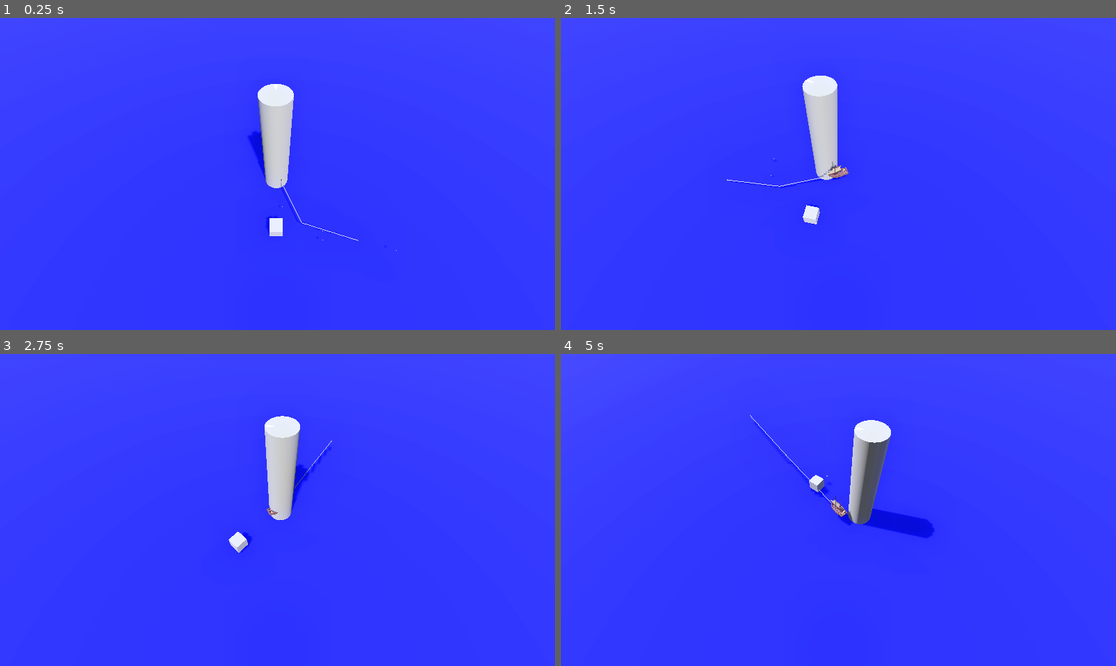
Above: before the commit, frames 1-4 (two rows, left to right).
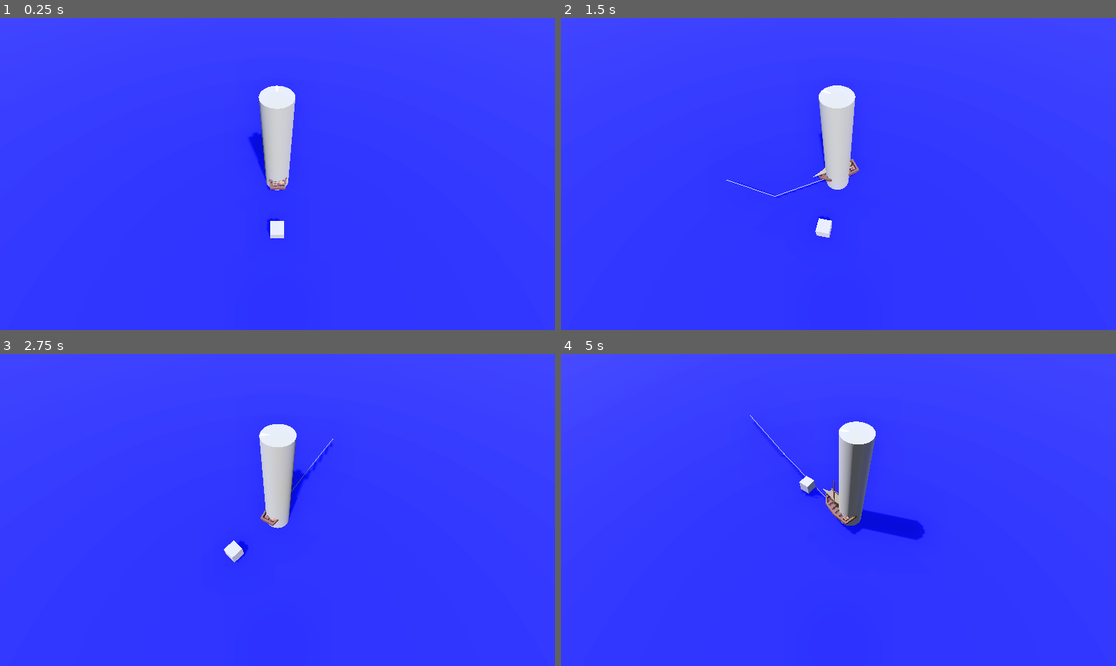
Above: after the commit, the same moments.

Repository: Yrthgze/Lighthouse
Game: Godot game, scene res://scenes/main_level.tscn
Two runs of this game, one before a commit and one after it. Both use one fixed random seed, a clock stepped at 60 frames per second and the inputs below.
Inputs (mouse positions are in pixels of both pictures, inside the frame that each line leads up to):
- Up to frame 1 (0.25 s): no input
- Up to frame 2 (1.5 s): move the mouse to (960, 158) at 0.52 s; hold D (rotate_lighthouse_right) 0.53-1.28 s; click (960, 158) at 0.67 s; move the mouse to (727, 189) at 1.27 s; hold Q (rotate_left) from 1.28 s (still down); click (727, 189) at 1.42 s
- Up to frame 3 (2.75 s): move the mouse to (333, 441) at 2.02 s; release Q (rotate_left) at 2.03 s; hold D (rotate_lighthouse_right) from 2.03 s (still down); click (333, 441) at 2.17 s
- Up to frame 4 (5 s): move the mouse to (810, 572) at 2.77 s; click (810, 572) at 2.92 s; move the mouse to (1005, 556) at 3.52 s; release D (rotate_lighthouse_right) at 3.53 s; hold Q (rotate_left) from 3.53 s (still down); click (1005, 556) at 3.67 s; move the mouse to (672, 463) at 4.27 s; click (672, 463) at 4.42 s

The runs differ from the first frame. In frame 1, 0.5% of the frame differs, in the area x 44-72%, y 21-75%; in frame 2, 2.5%; in frame 3, 1.3%; in frame 4, 3.1%, in the area x 34-68%, y 20-60%.

Commit message:
[TheLighthouse]: Curve management separated into an independent scene and script

Diff:
--- a/scenes/characters/allies/boat.tscn
+++ b/scenes/characters/allies/boat.tscn
@@ -2,43 +2,30 @@
 
 [ext_resource type="Script" path="res://scripts/allies/boat.gd" id="1_4ct1o"]
 [ext_resource type="PackedScene" uid="uid://148wmnt6bnt5" path="res://models/external/Sail Boat.glb" id="2_63us4"]
+[ext_resource type="PackedScene" uid="uid://byxb8hymisxtq" path="res://scenes/utils/CurvesManager.tscn" id="2_jab1t"]
 [ext_resource type="Script" path="res://scripts/test/UTBoat.gd" id="2_w2p3k"]
 [ext_resource type="Script" path="res://scripts/debug/curveVisualizer.gd" id="4_tqvr2"]
 
-[sub_resource type="Curve3D" id="Curve3D_6848c"]
-bake_interval = 20.0
-_data = {
-"points": PackedVector3Array(0, 0, 0, 0, 0, 0, 0, 0, 0, -1.452, 0, -1.311, 1.452, 0, 1.311, 1.92702, 0.0746307, 4.67571, -2.50369, -0.0177002, -0.706451, 2.50369, 0.0177002, 0.706451, 6, 0, 6),
-"tilts": PackedFloat32Array(0, 0, 0)
-}
-point_count = 3
-
 [sub_resource type="BoxShape3D" id="BoxShape3D_kof5x"]
+size = Vector3(1.65222, 2.68108, 4.06946)
 
 [node name="Boat" type="Node3D"]
 script = ExtResource("1_4ct1o")
 
-[node name="NavigationPath" type="Path3D" parent="."]
+[node name="Boat" type="CharacterBody3D" parent="."]
 unique_name_in_owner = true
-curve = SubResource("Curve3D_6848c")
+transform = Transform3D(2, 0, 0, 0, 2, 0, 0, 0, 2, 0, 0, 0)
 
-[node name="NavigationPathFollower" type="PathFollow3D" parent="NavigationPath"]
+[node name="RealBoat" parent="Boat" instance=ExtResource("2_63us4")]
 unique_name_in_owner = true
-transform = Transform3D(-0.924486, -0.00562231, -0.38097, 0, 0.999857, -0.0147544, 0.381012, -0.0136419, -0.924384, 0, 0, 0)
-rotation_mode = 2
-loop = false
-metadata/_edit_group_ = true
+transform = Transform3D(-2, 0, -1.74846e-07, 0, 2, 0, 1.74846e-07, 0, -2, 0, 0, 0)
 
-[node name="CharacterBody3D" type="CharacterBody3D" parent="NavigationPath/NavigationPathFollower"]
-transform = Transform3D(-0.995468, 0, 0.0950916, 0, 1, 0, -0.0950916, 0, -0.995468, 0, 0, 0)
+[node name="CollisionShape3D" type="CollisionShape3D" parent="Boat"]
+transform = Transform3D(0.4, 0, 0, 0, 0.4, 0, 0, 0, 0.4, 0, 0.500111, 0)
+shape = SubResource("BoxShape3D_kof5x")
 
-[node name="RealBoat" parent="NavigationPath/NavigationPathFollower/CharacterBody3D" instance=ExtResource("2_63us4")]
+[node name="CurvesManager" parent="." instance=ExtResource("2_jab1t")]
 unique_name_in_owner = true
-transform = Transform3D(1.98951, 0, 0.204613, 0, 2, 0, -0.204613, 0, 1.98951, 0.0274245, 0, -0.00261971)
-
-[node name="CollisionShape3D" type="CollisionShape3D" parent="NavigationPath/NavigationPathFollower/CharacterBody3D"]
-transform = Transform3D(0.207026, 0, 0, 0, 0.207026, 0, 0, 0, 0.207026, -0.0258088, 0.623294, 0.00735962)
-shape = SubResource("BoxShape3D_kof5x")
 
 [node name="UTBoat" type="Node" parent="."]
 script = ExtResource("2_w2p3k")
--- /dev/null
+++ b/scenes/utils/CurvesManager.tscn
@@ -0,0 +1,18 @@
+[gd_scene load_steps=4 format=3 uid="uid://byxb8hymisxtq"]
+
+[ext_resource type="Script" path="res://scripts/managers/CurvesManager.gd" id="1_sa3kn"]
+[ext_resource type="Script" path="res://scripts/debug/curveVisualizer.gd" id="2_ngrgr"]
+
+[sub_resource type="Curve3D" id="Curve3D_k2rw0"]
+bake_interval = 75.92
+
+[node name="CurvesManager" type="Path3D"]
+curve = SubResource("Curve3D_k2rw0")
+script = ExtResource("1_sa3kn")
+
+[node name="CurvesFollower" type="PathFollow3D" parent="."]
+unique_name_in_owner = true
+
+[node name="curveVisualizer" type="MeshInstance3D" parent="."]
+unique_name_in_owner = true
+script = ExtResource("2_ngrgr")
--- a/scripts/allies/boat.gd
+++ b/scripts/allies/boat.gd
@@ -1,11 +1,9 @@
 extends Character
 
 var Utils = load("res://scripts/utils/utils.gd").new()
+@onready var boat = %Boat
 
-@onready var nav_path: Path3D = %NavigationPath
-@onready var nav_path_follower: PathFollow3D = %NavigationPathFollower
-
-var is_moving: bool = true
+var is_moving: bool = false
 # Variables de configuración
 var max_speed = 2.0  # Velocidad máxima en unidades por segundo
 var acceleration_duration = 4.0  # Duración en segundos para alcanzar la velocidad máxima
@@ -14,7 +12,6 @@
 var acceleration_ratio = 0.0
 
 func _ready():
-	nav_path_follower.progress = 0.0
 	rotation_speed = 1.0
 	move_speed = 0.0
 
@@ -42,72 +39,18 @@
 	acceleration_ratio = get_current_acceleration(progress_ratio)
 	return lerp(0.0, max_speed, acceleration_ratio)
 
-func advance_curve_progress(progress):
-	nav_path_follower.progress += progress
-	# If progress ratio does not exceed 1.0, we can progress, otherwise stop
-	if nav_path_follower.progress_ratio >= 1.0:
-		nav_path_follower.progress_ratio = 1.0
-		is_moving = false
-		move_speed = 0
-
 func get_real_position() -> Vector3:
-	return	nav_path_follower.global_transform.origin
+	return	%CurvesManager.get_real_position()
 
 func move(delta):
-	move_speed = get_current_speed(nav_path_follower.progress_ratio)
-	advance_curve_progress(move_speed * delta)
-
-func get_turn_direction_point(start_pos: Vector3,target_pos: Vector3) -> Vector3:
-	var direction_vector = target_pos - start_pos
-	var direction = Utils.get_target_direction(get_real_position(), Utils.get_looking_at(nav_path_follower), target_pos)
-	var direction_normalized = Utils.normalize_xz(direction_vector)
-	var mid_point = (start_pos + target_pos) / 2
-	# Get the normal to direction vector, I THINK THIS ONE
-	#var normal = Vector3(direction_vector.z, 0, -direction_vector.x)
-	#normal.x = sign(normal.x)
-	#normal.z = sign(normal.z)
-	#3. Obtener la normal (perpendicular) al vector de dirección para definir la base de cálculo
-	var normal_vector = Vector3(direction_normalized.y, 0, -direction_normalized.x)
-
-	mid_point += direction * normal_vector * rotation_speed
-	return mid_point
-
-func calculate_in_points(start_point: Vector3, mid_point: Vector3, target_point: Vector3, distance_factor: float) -> Dictionary:
-	var points_in = {}
-
-	# Calcula la dirección del punto "in" del punto medio
-	var direction_to_mid = Utils.normalize_xz(mid_point - start_point)
-	var mid_in_point = mid_point - direction_to_mid * distance_factor
-	points_in["mid_in"] = -mid_in_point
-
-	# Calcula la dirección del punto "in" del punto objetivo
-	var direction_to_target = Utils.normalize_xz(target_point - mid_point)
-	var target_in_point = target_point - direction_to_target * distance_factor
-	points_in["target_in"] = -target_in_point
-
-	return points_in
+	move_speed = get_current_speed(%CurvesManager.get_progress_ratio())
+	%CurvesManager.advance_curve_progress(move_speed * delta)
 
 # Para cambiar la curva dinámicamente
 func set_target_position(target_pos: Vector3):
-	if nav_path_follower:
-		var real_pos = get_real_position()
-		var start_pos = real_pos
-		var middle_pos = get_turn_direction_point(start_pos, target_pos)
-
-		#TBD, get the IN points for middle and target points
-		var points_in = calculate_in_points(start_pos, middle_pos, target_pos, 5.0)
-		# Limpiar y añadir nuevos puntos a la curva
-		nav_path.curve.clear_points()
-		nav_path.curve.add_point(start_pos)
-		nav_path.curve.add_point(middle_pos, points_in["mid_in"])
-		nav_path.curve.add_point(target_pos, points_in["target_in"])
-		nav_path.curve.bake_interval
-		nav_path_follower.loop = false
-		nav_path_follower.progress = 0 # Reinicia el offset para empezar el movimiento
-		#Reset acceleration only if not moving
-		if not is_moving:
-			is_moving = true
-			start_time = Time.get_ticks_msec() / 1000.0  # Obtener el tiempo actual en segundos
-			acceleration_ratio = 0.0
-
-		%curveVisualizer.set_path(nav_path)
+	#Reset acceleration only if not moving
+	if not is_moving:
+		is_moving = true
+		start_time = Time.get_ticks_msec() / 1000.0  # Obtener el tiempo actual en segundos
+		acceleration_ratio = 0.0
+	%CurvesManager.set_target_position(boat, target_pos)
--- /dev/null
+++ b/scripts/managers/CurvesManager.gd
@@ -0,0 +1,102 @@
+extends Path3D
+@onready var curves_manager = $"."
+@onready var curves_follower = %CurvesFollower
+var Utils = load("res://scripts/utils/utils.gd").new()
+var follower_node: Node3D
+
+var is_moving: bool = false
+# Variables de configuración
+var max_speed = 2.0  # Velocidad máxima en unidades por segundo
+var acceleration_duration = 4.0  # Duración en segundos para alcanzar la velocidad máxima
+var deceleration_progress = 0.25  # Distancia desde el final de la curva donde comenzará a desacelerar
+var start_time = 0.0  # Tiempo de inicio del movimiento
+var acceleration_ratio = 0.0
+var rotation_speed = 2.0
+var final_pos
+var curve_rotation_degrees = 0
+# Called when the node enters the scene tree for the first time.
+func _ready():
+	curves_follower.progress = 0.0
+
+# Called every frame. 'delta' is the elapsed time since the previous frame.
+func _process(_delta):
+	pass
+
+func get_real_position() -> Vector3:
+	return	curves_follower.global_transform.origin
+
+func get_real_rotation() -> Vector3:
+	return	curves_follower.get_global_rotation_degrees()
+
+func get_progress_ratio() -> float:
+	return curves_follower.progress_ratio
+
+func get_turn_direction_point(start_pos: Vector3,target_pos: Vector3) -> Vector3:
+	var direction_vector = target_pos - start_pos
+	var direction = Utils.get_target_direction(get_real_position(), Utils.get_looking_at(curves_follower), target_pos)
+	var direction_normalized = Utils.normalize_xz(direction_vector)
+	var mid_point = (start_pos + target_pos) / 2
+	# Get the normal to direction vector, I THINK THIS ONE
+	#var normal = Vector3(direction_vector.z, 0, -direction_vector.x)
+	#normal.x = sign(normal.x)
+	#normal.z = sign(normal.z)
+	#3. Obtener la normal (perpendicular) al vector de dirección para definir la base de cálculo
+	var normal_vector = Vector3(direction_normalized.y, 0, -direction_normalized.x)
+
+	mid_point += direction * normal_vector * rotation_speed
+	return mid_point
+
+func advance_curve_progress(progress):
+	var last_prog_rat = curves_follower.progress_ratio
+	curves_follower.progress += progress
+	var new_prog_rat = curves_follower.progress_ratio
+	var prog_ratio = new_prog_rat - last_prog_rat
+	var rotation = curve_rotation_degrees * prog_ratio
+	follower_node.global_transform.origin = get_real_position()
+	follower_node.set_global_rotation_degrees(get_real_rotation())
+	# If progress ratio does not exceed 1.0, we can progress, otherwise stop
+	if curves_follower.progress_ratio >= 1.0:
+		curves_follower.progress_ratio = 1.0
+		is_moving = false
+
+func calculate_in_points(start_point: Vector3, mid_point: Vector3, target_point: Vector3, distance_factor: float) -> Dictionary:
+	var points_in = {}
+
+	# Calcula la dirección del punto "in" del punto medio
+	var direction_to_mid = Utils.normalize_xz(mid_point - start_point)
+	var mid_in_point = mid_point - direction_to_mid * distance_factor
+	points_in["mid_in"] = -mid_in_point
+
+	# Calcula la dirección del punto "in" del punto objetivo
+	var direction_to_target = Utils.normalize_xz(target_point - mid_point)
+	var target_in_point = target_point - direction_to_target * distance_factor
+	points_in["target_in"] = -target_in_point
+
+	return points_in
+
+func calculate_rotation_degrees(start: Vector2, lookin_at: Vector2, target: Vector2):
+	var lookin_at_vector = lookin_at - start
+	curve_rotation_degrees = rad_to_deg(lookin_at_vector.angle_to(target))
+
+func set_target_position(new_follower_node: Node3D, target_pos: Vector3):
+	if curves_follower:
+		final_pos = target_pos
+		follower_node = new_follower_node
+		var real_pos = get_real_position()
+		var start_pos = real_pos
+		var middle_pos = get_turn_direction_point(start_pos, target_pos)
+
+		#TBD, get the IN points for middle and target points
+		var points_in = calculate_in_points(start_pos, middle_pos, target_pos, 5.0)
+		# Limpiar y añadir nuevos puntos a la curva
+		curves_manager.curve.clear_points()
+		curves_manager.curve.add_point(start_pos)
+		curves_manager.curve.add_point(middle_pos)#, points_in["mid_in"])
+		curves_manager.curve.add_point(target_pos)#, points_in["target_in"])
+
+		calculate_rotation_degrees(Utils.get_xz(start_pos), Utils.get_looking_at(curves_follower, Utils.MODE.TWOD), Utils.get_xz(target_pos))
+
+		curves_follower.loop = false
+		curves_follower.progress = 0 # Reinicia el offset para empezar el movimiento
+
+		%curveVisualizer.set_path(curves_manager)
